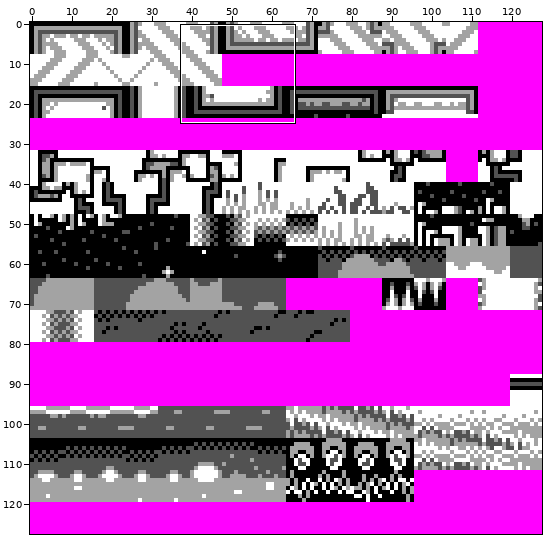
Sprite sheet: data/tiles.bg.png. The first picture is a wide view before the edit; the outline marks the close-up.
Close-up. Old version:
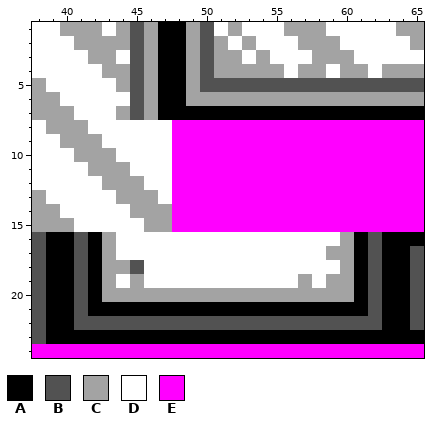
The file is 128x128 pixels. Shown: x 38..65, y 1..24.
Palette (. is transparent): A #000000  B #525252  C #a3a3a3  D #ffffff  E #ff00ff
Pixels before, first column x 38:
 1 DDCCCDCBCAACBDCDDDCCCDDDDDCC
 2 DDDCCCCBCAACBCDCDDDCCCDDDDDC
 3 DDDDCCDBCAACBCCDCDDDCCCDDDDD
 4 DDDDDCCBCAACBCCCCCDCCDCCDCCC
 5 CDDDDDCBCAACBBBBBBBBBBBBBBBB
 6 CCDDDDDBCAACCCCCCCCCCCCCCCCC
 7 CCCDDDCBCAAAAAAAAAAAAAAAAAAA
 8 DCCCDDDDDDEEEEEEEEEEEEEEEEEE
 9 DDCCCDDDDDEEEEEEEEEEEEEEEEEE
10 DDDCCCDDDDEEEEEEEEEEEEEEEEEE
11 DDDDCCCDDDEEEEEEEEEEEEEEEEEE
12 DDDDDCCCDDEEEEEEEEEEEEEEEEEE
13 CDDDDDCCCDEEEEEEEEEEEEEEEEEE
14 CCDDDDDCCCEEEEEEEEEEEEEEEEEE
15 CCCDDDDDCCEEEEEEEEEEEEEEEEEE
16 BAABACDDDDDDDDDDDDDDDDCABAAA
17 BAABACDDDDDDDDDDDDDDDCCABAAB
18 BAABACCBDDDDDDDDDDDDDDCABAAB
19 BAABACDCDDDDDDDDDDDCDCCABAAB
20 BAABACCCCCCCCCCCCCCCCCCABAAB
21 BAABAAAAAAAAAAAAAAAAAAAABAAB
22 BAABBBBBBBBBBBBBBBBBBBBBBAAB
23 BAAAAAAAAAAAAAAAAAAAAAAAAAAA
24 EEEEEEEEEEEEEEEEEEEEEEEEEEEE
The same view after the edit:
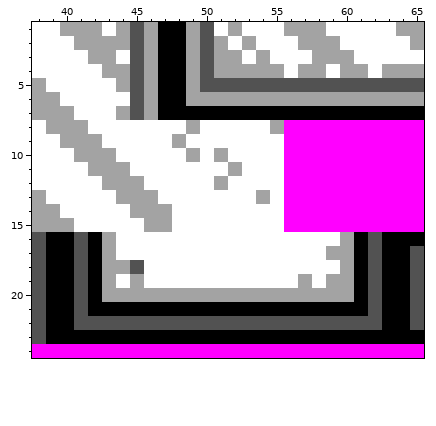
Difference:
Changed rows in their new state; - is an unchanged pixel.
first column x 48:
 8 DCDDDDDC
 9 CDDDDDDD
10 DCDCDDDD
11 DDDDCDDD
12 DDDCDDDD
13 DDDDDDCD
14 DDDDDDDD
15 DDDDDDDD
